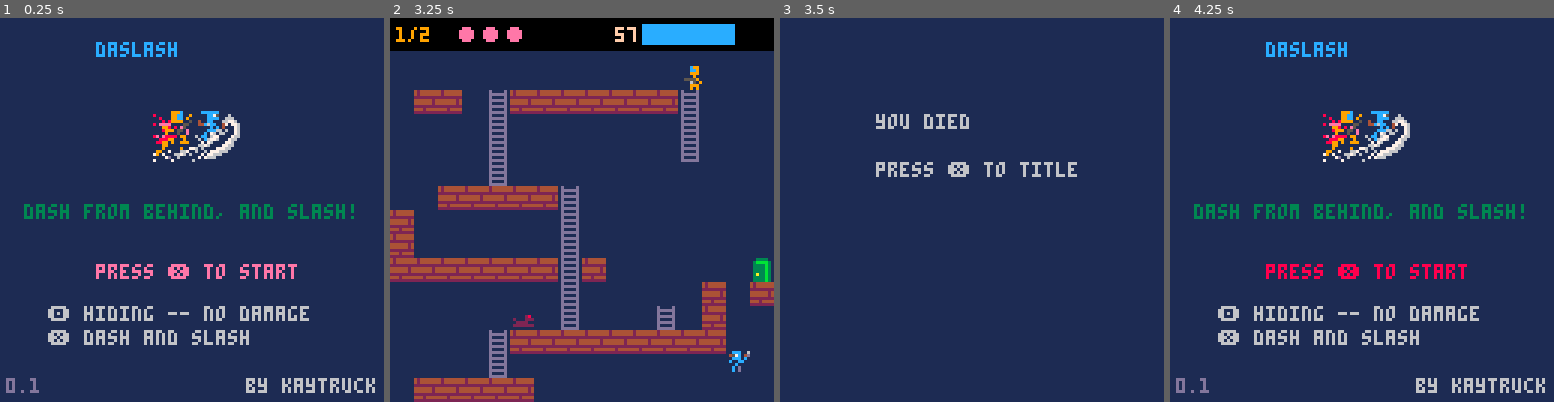
Above: before the commit, frames 1-4 (left to right).
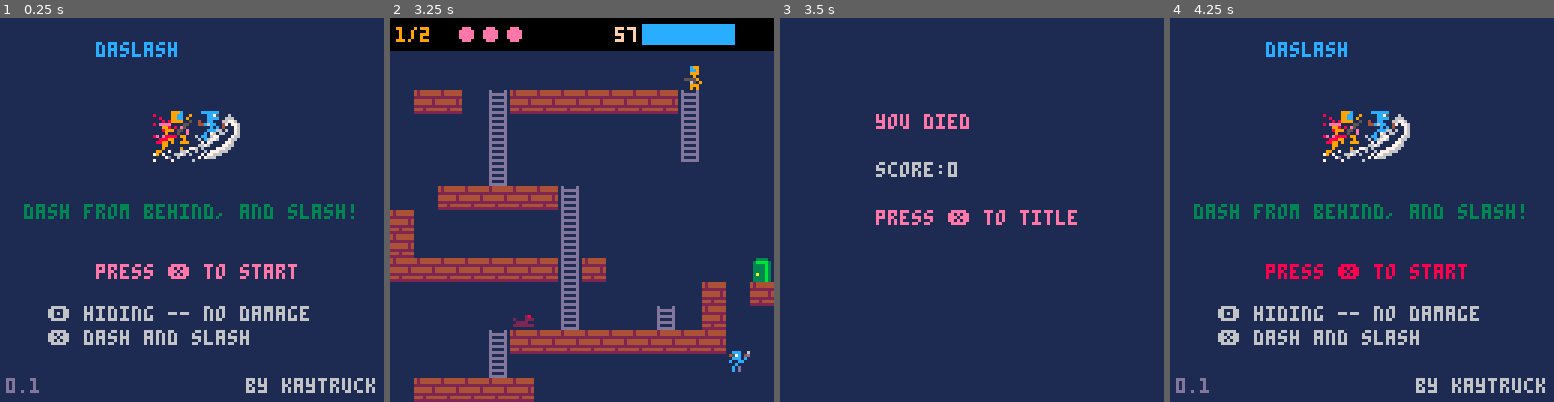
Above: after the commit, the same moments.

Repository: kaytruck/daslash
Game: PICO-8 cartridge daslash.p8
The game is run twice, just before and just after one commit, with the same random seed, the same clock (stepped at 60 frames per second) and the same inputs.
Inputs:
- Up to frame 1 (0.25 s): no input
- Up to frame 2 (3.25 s): tap X (X key) at 0.33, 1.07, 1.85, 2.97 s; tap O (Z key) at 0.7, 1.7, 2.1, 2.5, 2.9 s; hold Right 1.6-2.1 s; hold Up 2.15-2.42 s; hold Right 2.47-3.03 s; hold Left from 3.08 s (still down)
- Up to frame 3 (3.5 s): keep holding Left; tap O (Z key) at 3.3 s
- Up to frame 4 (4.25 s): release Left at 3.58 s; hold Down 3.63-3.97 s; tap O (Z key) at 3.7, 4.1 s; hold Right from 4.02 s (still down); tap X (X key) at 4.08 s

Frames 1-2 are identical in both runs. In frame 3, 1.9% of the frame differs, in the area x 25-78%, y 25-54%; in frame 4, nothing differs.

Commit message:
ゲームオーバー時にスコアを表示する

Diff:
--- a/main.lua
+++ b/main.lua
@@ -12,6 +12,7 @@
 	-- gaming info
 	time_cnt = 0
 	cur_mapobj = "none"
+	score = 0
 	-- window limits
 	window_l = 0
 	window_r = 128
@@ -41,15 +42,7 @@
 		_draw = draw_gaming
 	end
 	-- blink start message
-	blink_cnt = blink_cnt + 1
-	if blink_cnt > 7 then
-		blink_cnt = 0
-		if blink_col == blink_col1 then
-			blink_col = blink_col2
-		else
-			blink_col = blink_col1
-		end
-	end
+	blink()
 end
 
 function update_gaming()
@@ -63,12 +56,13 @@
 	update_player(player, enemies)
 	update_enemies(enemies)
 
-	-- check finish
+	-- check stage finish
 	if #enemies == 0
 	and cur_mapobj == "door" then
 		if player.hp > 0
 		and sn < #stages then
 			-- goto next stage
+			score = score + stages[sn].life_time
 			sn = sn + 1
 			init_stage()
 		else
@@ -88,10 +82,24 @@
 end
 
 function update_gameover()
+	-- blink start message
+	blink()
 	if btnp(5) then
 		init()
 		_update = update_title
 		_draw = draw_title
+	end
+end
+
+function blink()
+	blink_cnt = blink_cnt + 1
+	if blink_cnt > 7 then
+		blink_cnt = 0
+		if blink_col == blink_col1 then
+			blink_col = blink_col2
+		else
+			blink_col = blink_col1
+		end
 	end
 end
 
@@ -165,8 +173,9 @@
 	if player.hp == 0 then
 		msg = "you died"
 	end
-	print(msg, 32, 32, 6)
-	print("press ❎ to title", 32, 48, 6)
+	print(msg, 32, 32, 14)
+	print("score:"..score, 32, 48, 6)
+	print("press ❎ to title", 32, 64, blink_col)
 end
 
 function draw_map()
Not shown, changed: README.md
